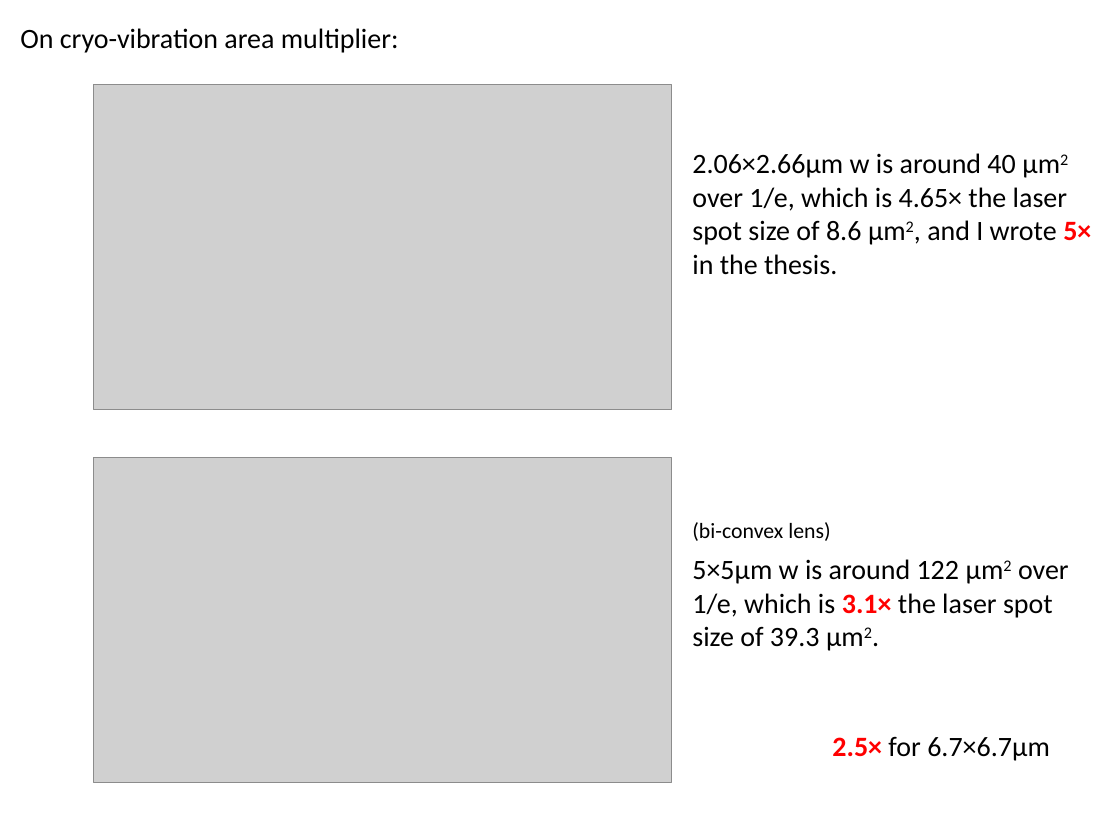
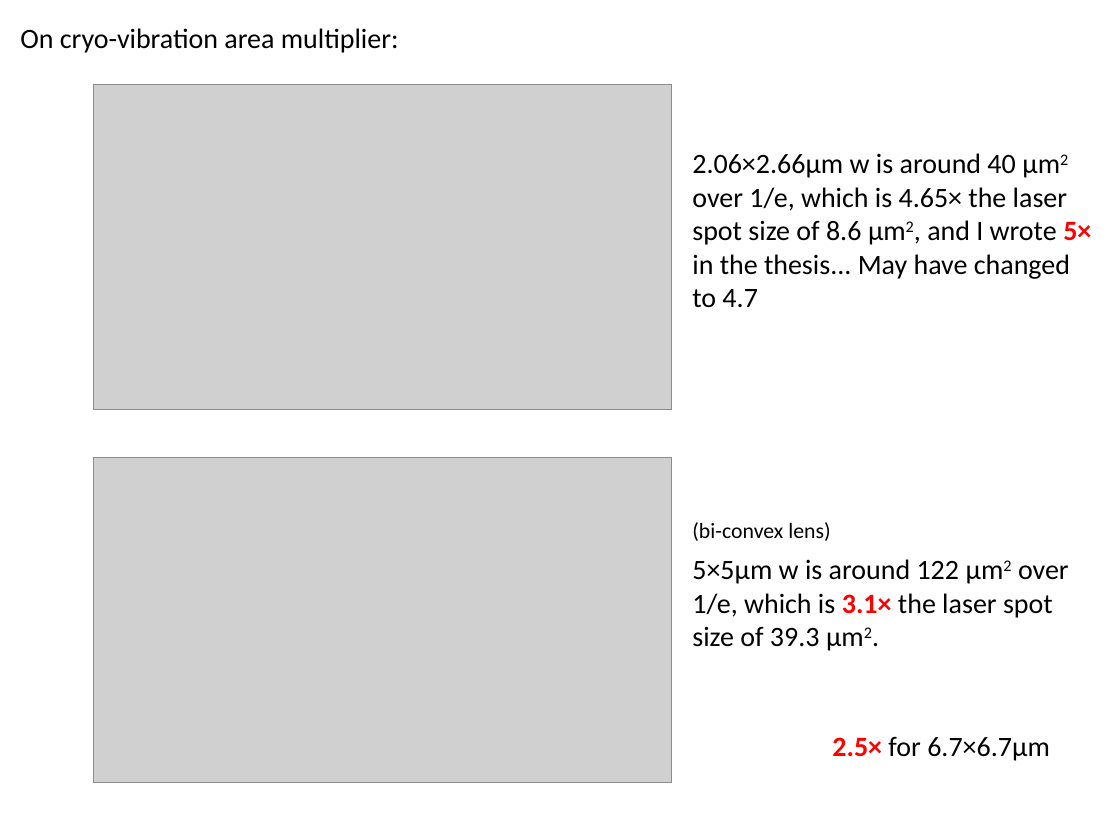
Before and after one commit to Waltmon/timthesis, a slide deck: slide 16 of thought_process.pptx. Drawn at 1120x840 pixels with LibreOffice and Linux fonts; fonts in the diff are those of the drawing; grey boxes stand for pictures. Boxes give left, top, right and bottom in pixels: in the first picture for what was removed or moved away, otherwise in the second. Text is boxed around its words. In the diff, an @@ line names an element or a change of style, - is before the commit and + after.

```diff
--- a/thought_process.pptx
+++ b/thought_process.pptx
@@ text at (692,153,1091,308): text changed @@
-2.06×2.66μm w is around 40 μm2 over 1/e, which is 4.65× the laser spot size of 8.6 μm2, and I wrote 5× in the thesis.
+2.06×2.66μm w is around 40 μm2 over 1/e, which is 4.65× the laser spot size of 8.6 μm2, and I wrote 5× in the thesis... May have changed to 4.7
```
Also in this commit, not shown: 4 other files.
